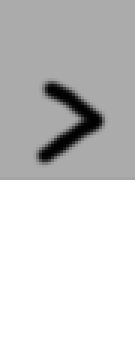
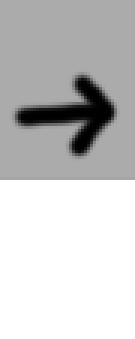
The second w=135, h=339 image is a revision of the first. Changes to its layers:
painted on "Pasted Layer" over left=9, top=69, right=120, bottom=168
